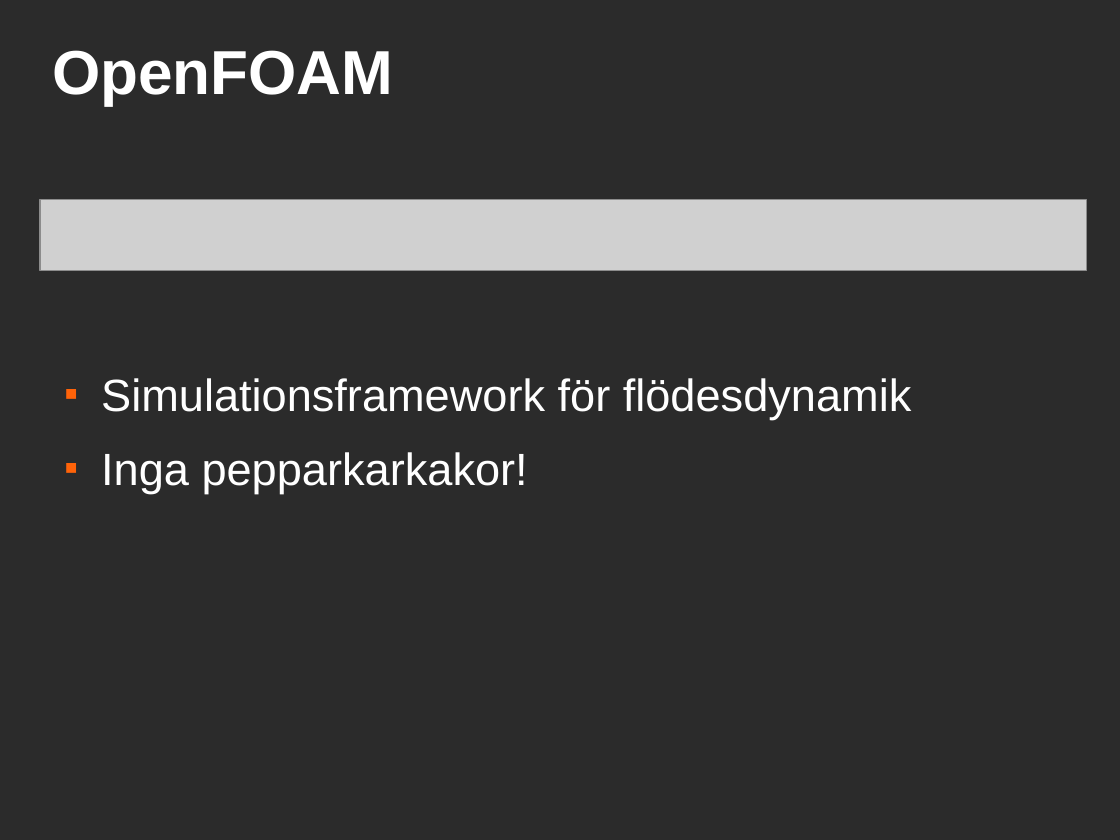
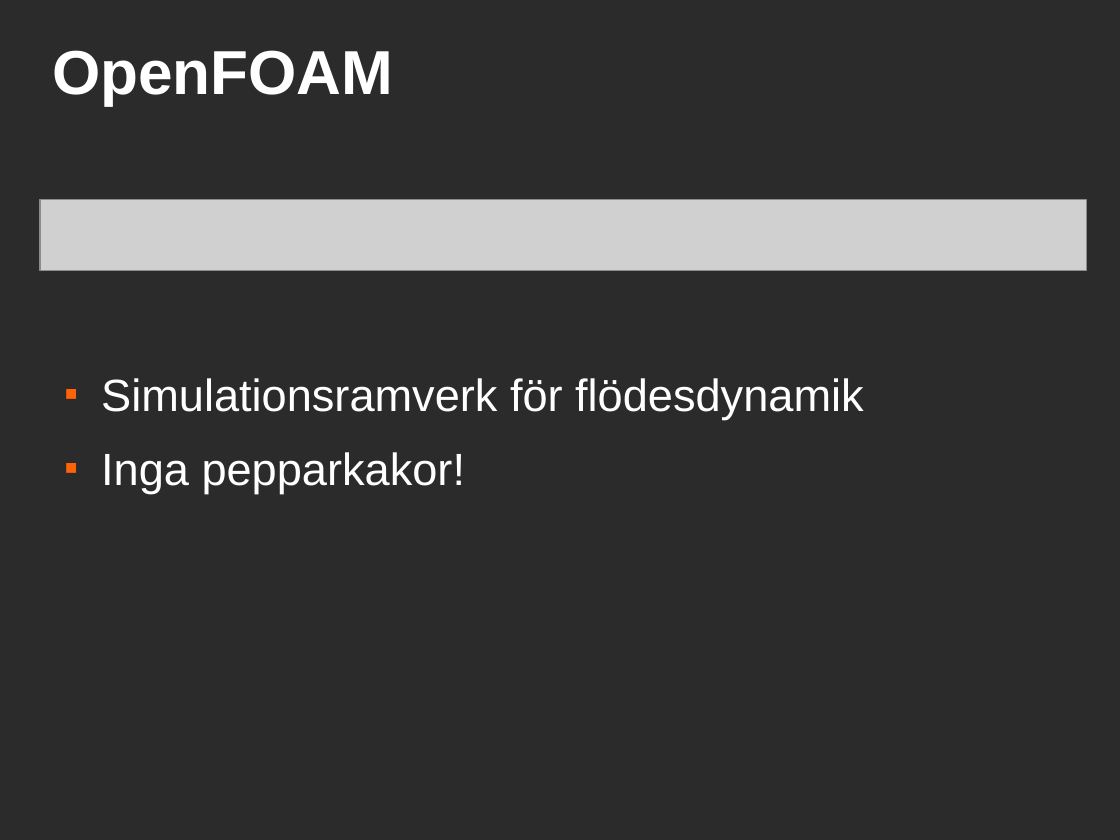
Before and after one commit to saifthe1/openfoam-openmp, a slide deck: slide 14 of presentation/pres.odp. Drawn at 1120x840 pixels with LibreOffice and Linux fonts; fonts in the diff are those of the drawing; grey boxes stand for pictures; background and template pictures are left out; a plain dark background stands for a picture behind light text. Boxes give left, top, right and bottom in pixels: in the first picture for what was removed or moved away, otherwise in the second. Text is boxed around its words. In the diff, an @@ line names an element or a change of style, - is before the commit and + after.

Commit message:
hej för .. äh... tredej gången?

```diff
--- a/presentation/pres.odp
+++ b/presentation/pres.odp
@@ text at box(101, 378, 864, 494): text changed @@
-■ Simulationsframework för flödesdynamik
-■ Inga pepparkarkakor!
+■ Simulationsramverk för flödesdynamik
+■ Inga pepparkakor!
```
